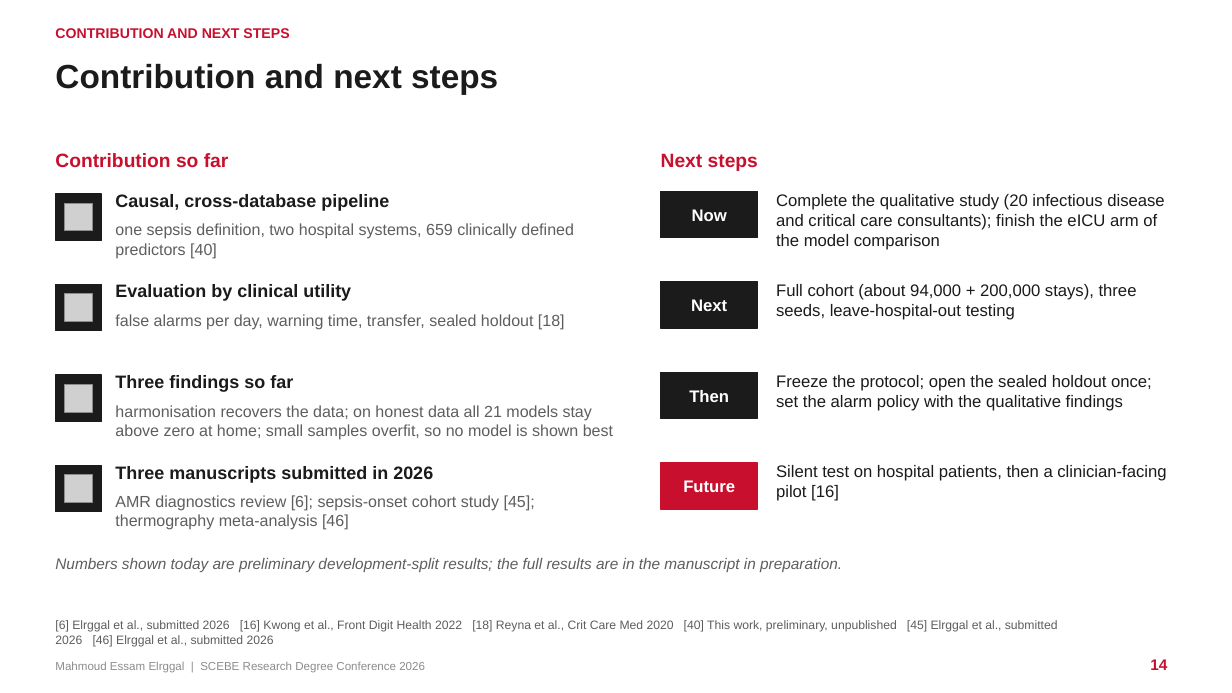
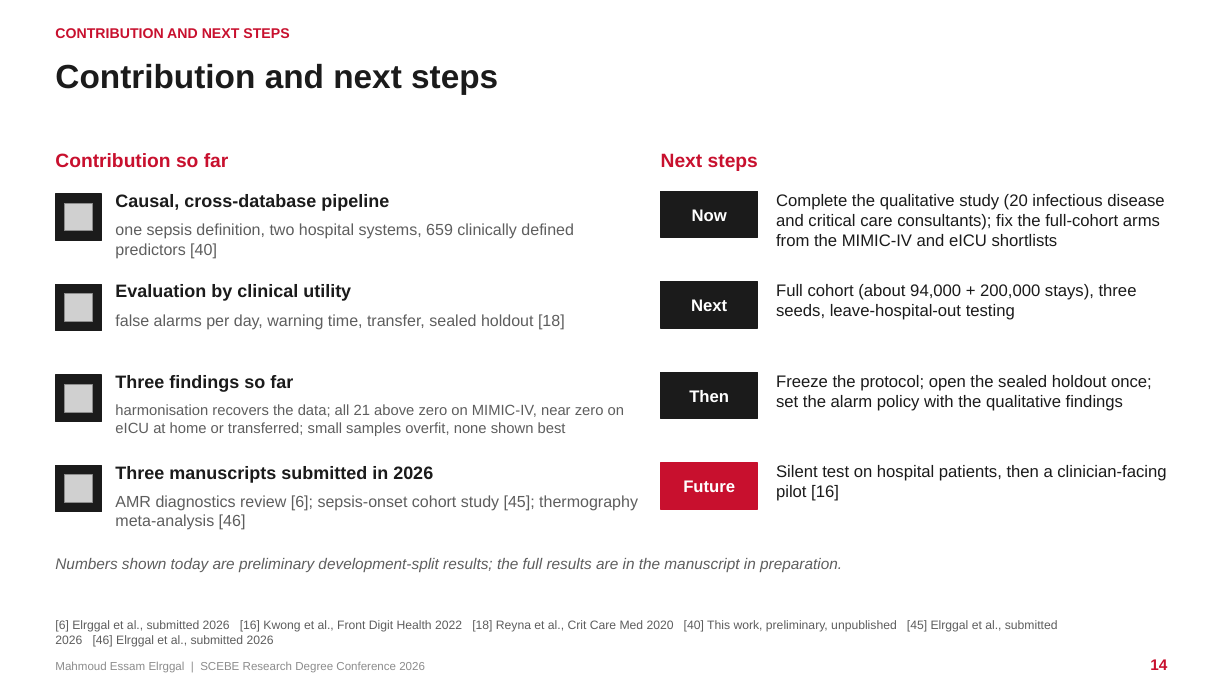
Before and after one commit to mahmoudddj/datasciencecoursera1, a slide deck: slide 14 of dev/presentation/Elrggal_Mahmoud_SCEBE2026.pptx. Drawn at 1232x693 pixels with LibreOffice and Linux fonts; fonts in the diff are those of the drawing; grey boxes stand for pictures. Boxes give left, top, right and bottom in pixels: in the first picture for what was removed or moved away, otherwise in the second. Text is boxed around its words. In the diff, an @@ line names an element or a change of style, - is before the commit and + after.

```diff
--- a/dev/presentation/Elrggal_Mahmoud_SCEBE2026.pptx
+++ b/dev/presentation/Elrggal_Mahmoud_SCEBE2026.pptx
@@ text at box(776, 194, 1164, 246): text changed @@
-Complete the qualitative study (20 infectious disease and critical care consultants); finish the eICU arm of the model comparison
+Complete the qualitative study (20 infectious disease and critical care consultants); fix the full-cohort arms from the MIMIC-IV and eICU shortlists
@@ text at box(115, 404, 624, 436): text changed; size 12.5 to 11.5 pt @@
-harmonisation recovers the data; on honest data all 21 models stay above zero at home; small samples overfit, so no model is shown best
+harmonisation recovers the data; all 21 above zero on MIMIC-IV, near zero on eICU at home or transferred; small samples overfit, none shown best
@@ text "AMR diagnostics review [6]; sepsis-onset ..." rewrapped from box(115, 495, 535, 530) to box(115, 495, 638, 530) @@
```
Also in this commit, not shown: 3 other slides changed, 15 other files.
